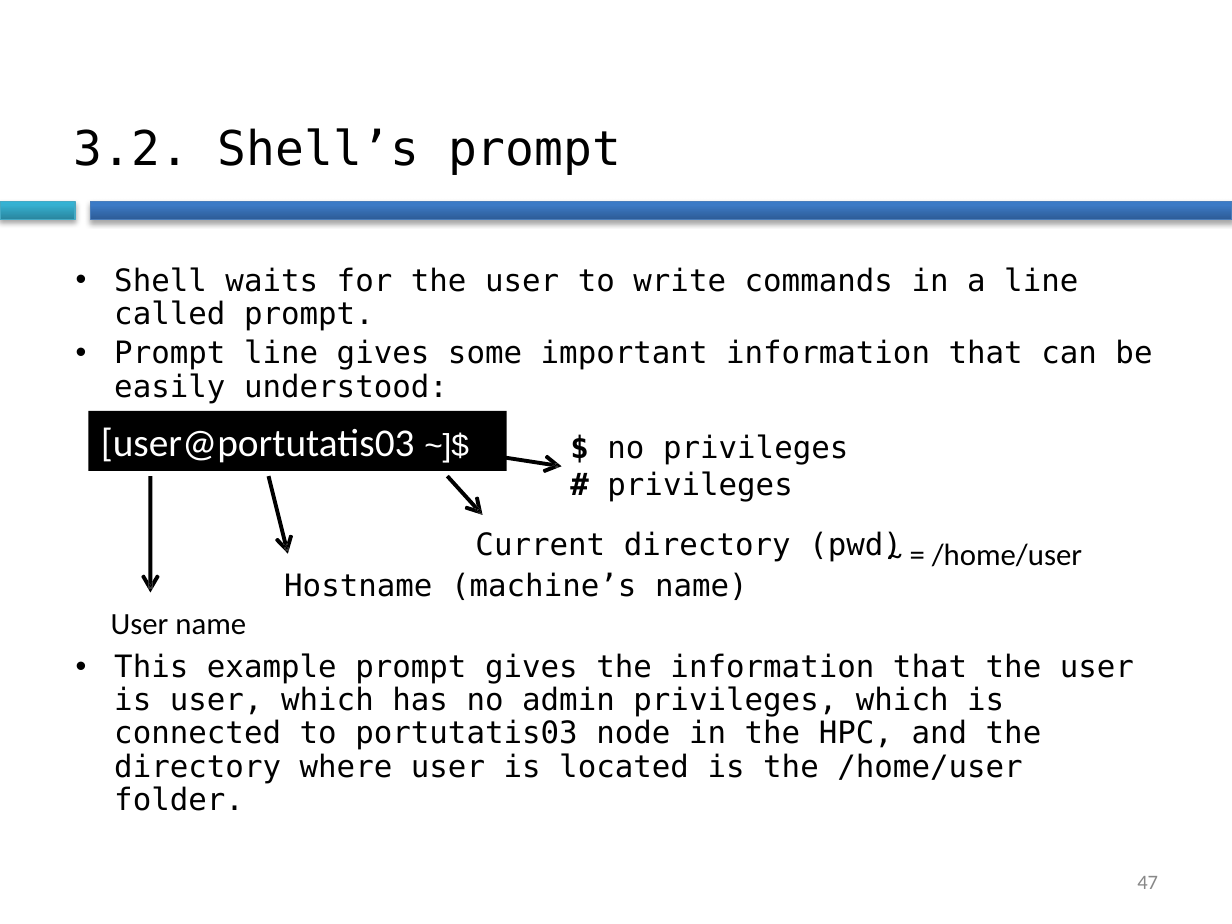
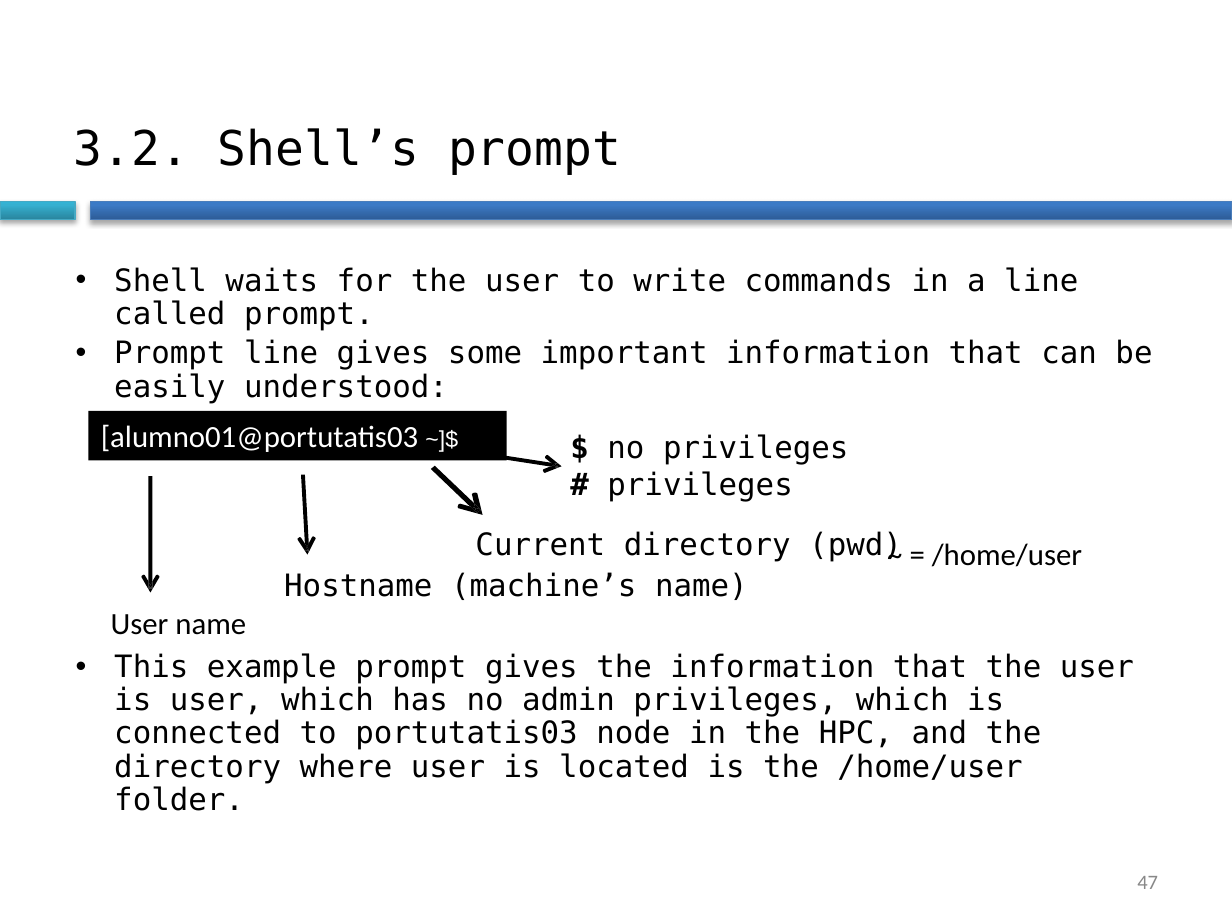
Before and after one commit to Daniel-VM/introduction_to_hpc, a slide deck: slide 47 of slides/linux_intro.pptx. Drawn at 1232x924 pixels with LibreOffice and Linux fonts; fonts in the diff are those of the drawing; background and template pictures are left out. Boxes give left, top, right and bottom in pixels: in the first picture for what was removed or moved away, otherwise in the second. Text is boxed around its words. In the diff, an @@ line names an element or a change of style, - is before the commit and + after.

```diff
--- a/slides/linux_intro.pptx
+++ b/slides/linux_intro.pptx
@@ rectangle "[alumno01@portutatis03 ~]$": place and size @@
-rectangle "[alumno01@portutatis03 ~]$" at [89, 410, 506, 471]
+rectangle "[alumno01@portutatis03 ~]$" at [89, 410, 506, 460]
@@ text in rectangle at [101, 424, 418, 452]: text changed; size 23 to 18 pt @@
-[user@portutatis03 ~]$
+[alumno01@portutatis03 ~]$
@@ freeform shape at [286, 474, 326, 555]: rotation 0 to 10 degrees; outline redrawn @@
@@ freeform shape: place and size @@
-freeform shape at [446, 474, 483, 515]
+freeform shape at [431, 466, 483, 515]
```
Also in this commit, not shown: 13 other slides changed, 1 other file.
